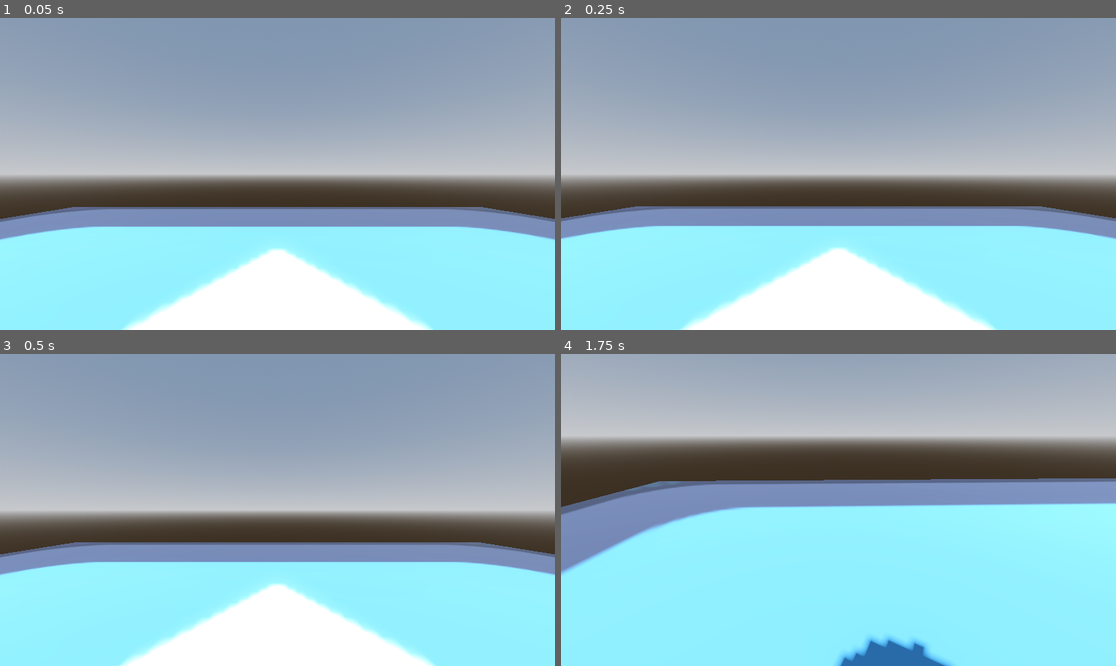
Above: before the commit, frames 1-4 (two rows, left to right).
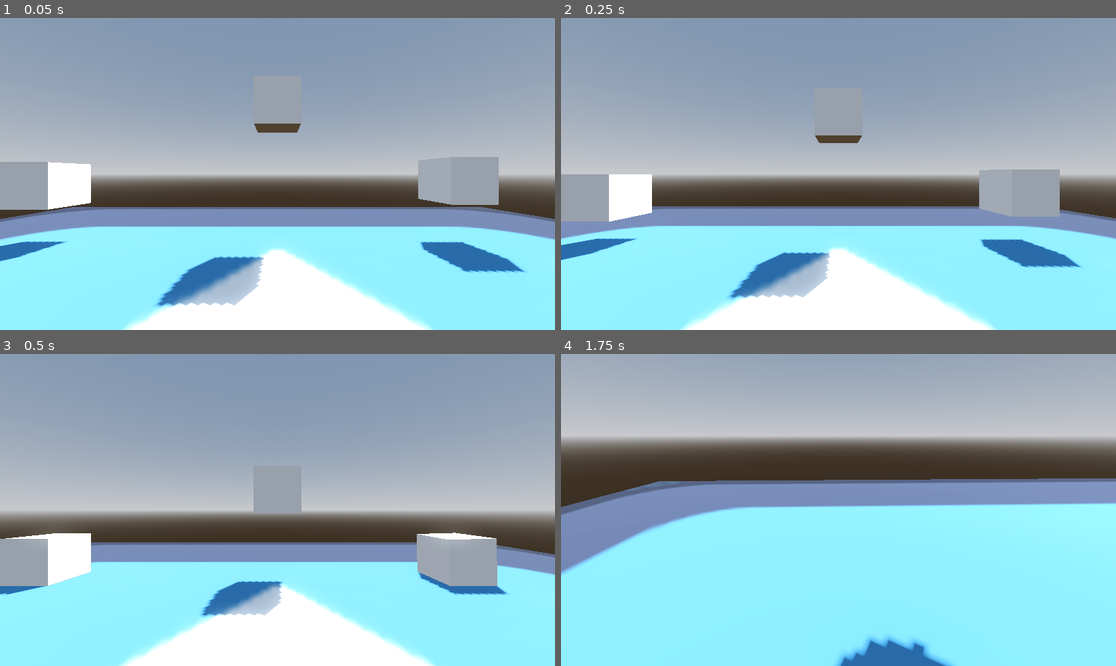
Above: after the commit, the same moments.

Repository: MattCharles/Dreams
Game: Godot game, scene res://Scenes/test.tscn
Two runs of this game, one before a commit and one after it. Both use one fixed random seed, a clock stepped at 60 frames per second and the inputs below. The engine's default icon, where the game draws it, is replaced by a stand-in: a white triangle on a blue panel in a dark square.
Inputs (mouse positions are in pixels of both pictures, inside the frame that each line leads up to):
- Up to frame 1 (0.05 s): no input
- Up to frame 2 (0.25 s): no input
- Up to frame 3 (0.5 s): no input
- Up to frame 4 (1.75 s): move the mouse to (960, 494) at 0.52 s; hold D (right) 0.53-1.28 s; tap Space (jump) at 0.6, 0.77, 1.07, 1.35, 1.52 s; click (960, 494) at 0.67 s; move the mouse to (810, 510) at 1.27 s; hold W (forward) from 1.28 s (still down); click (810, 510) at 1.42 s

The runs differ from the first frame. In frame 1, 8.2% of the frame differs, in the area x 0-95%, y 33-93%; in frame 2, 7.8%; in frame 3, 7.1%; in frame 4, nothing differs.

Commit message:
grab and throw things

Diff:
--- a/Scenes/test.tscn
+++ b/Scenes/test.tscn
@@ -31,6 +31,14 @@
 
 [sub_resource type="CapsuleMesh" id="CapsuleMesh_8u0hx"]
 material = SubResource("StandardMaterial3D_400fb")
+
+[sub_resource type="BoxShape3D" id="BoxShape3D_vkfeq"]
+
+[sub_resource type="StandardMaterial3D" id="StandardMaterial3D_o74l8"]
+
+[sub_resource type="BoxMesh" id="BoxMesh_34iys"]
+lightmap_size_hint = Vector2i(14, 21)
+material = SubResource("StandardMaterial3D_o74l8")
 
 [node name="Node3D" type="Node3D"]
 
@@ -65,3 +73,47 @@
 transform = Transform3D(1, 0, 0, 0, 1, 0, 0, 0, 1, 0, 1.63777, 0)
 
 [node name="Camera3D" type="Camera3D" parent="CharacterBody3D/Neck"]
+
+[node name="Interaction" type="RayCast3D" parent="CharacterBody3D/Neck/Camera3D"]
+target_position = Vector3(0, 0, -5)
+
+[node name="Hand" type="Marker3D" parent="CharacterBody3D/Neck/Camera3D"]
+transform = Transform3D(1, 0, 0, 0, 1, 0, 0, 0, 1, 0, 0, -4.10135)
+
+[node name="Generic6DOFJoint3D" type="Generic6DOFJoint3D" parent="CharacterBody3D/Neck/Camera3D"]
+node_a = NodePath("../StaticBody3D")
+linear_limit_x/enabled = false
+linear_limit_y/enabled = false
+linear_limit_z/enabled = false
+
+[node name="StaticBody3D" type="StaticBody3D" parent="CharacterBody3D/Neck/Camera3D"]
+
+[node name="box" type="RigidBody3D" parent="."]
+transform = Transform3D(1, 0, 0, 0, 1, 0, 0, 0, 1, -5.33305, 1.37935, -4.77459)
+
+[node name="CollisionShape3D" type="CollisionShape3D" parent="box"]
+shape = SubResource("BoxShape3D_vkfeq")
+
+[node name="MeshInstance3D2" type="MeshInstance3D" parent="box"]
+mesh = SubResource("BoxMesh_34iys")
+skeleton = NodePath("../..")
+
+[node name="box2" type="RigidBody3D" parent="."]
+transform = Transform3D(1, 0, 0, 0, 1, 0, 0, 0, 1, 0, 3.19378, -4.77459)
+
+[node name="CollisionShape3D" type="CollisionShape3D" parent="box2"]
+shape = SubResource("BoxShape3D_vkfeq")
+
+[node name="MeshInstance3D2" type="MeshInstance3D" parent="box2"]
+mesh = SubResource("BoxMesh_34iys")
+skeleton = NodePath("../..")
+
+[node name="box3" type="RigidBody3D" parent="."]
+transform = Transform3D(1, 0, 0, 0, 1, 0, 0, 0, 1, 4.15206, 1.48555, -4.77459)
+
+[node name="CollisionShape3D" type="CollisionShape3D" parent="box3"]
+shape = SubResource("BoxShape3D_vkfeq")
+
+[node name="MeshInstance3D2" type="MeshInstance3D" parent="box3"]
+mesh = SubResource("BoxMesh_34iys")
+skeleton = NodePath("../..")
--- a/Scripts/player.gd
+++ b/Scripts/player.gd
@@ -4,10 +4,25 @@
 const SPEED = 5.0
 const JUMP_VELOCITY = 4.5
 
+
+
 # Get the gravity from the project settings to be synced with RigidDynamicBody nodes.
 var gravity: float = ProjectSettings.get_setting("physics/3d/default_gravity")
 @onready var neck := $Neck
 @onready var camera := $Neck/Camera3D
+@onready var interaction = $Neck/Camera3D/Interaction
+@onready var hand = $Neck/Camera3D/Hand
+@onready var joint = $Neck/Camera3D/Generic6DOFJoint3D
+@onready var staticBody = $Neck/Camera3D/StaticBody3D
+
+
+
+var picked_object
+var pull_power = 7
+var rotation_power =0.05
+var jump_count = 0
+var lockedCam = false
+
 
 func _unhandled_input(event: InputEvent) -> void:
 	if event is InputEventMouseButton:
@@ -20,6 +35,17 @@
 			camera.rotate_x(-event.relative.y * 0.01)
 			camera.rotation.x = clamp(camera.rotation.x, deg_to_rad(-30), deg_to_rad(60))
 
+
+func pick_object():
+	var collider = interaction.get_collider()
+	if collider != null and collider is RigidBody3D:
+		picked_object = collider
+		joint.set_node_b(picked_object.get_path())
+
+
+func drop_object():
+	if picked_object != null:
+		picked_object = null
 
 func _physics_process(delta: float) -> void:
 	# Add the gravity.
@@ -41,4 +67,17 @@
 		velocity.x = move_toward(velocity.x, 0, SPEED)
 		velocity.z = move_toward(velocity.z, 0, SPEED)
 
+	if Input.is_mouse_button_pressed(MOUSE_BUTTON_LEFT):
+		if picked_object ==null:
+			pick_object()
+		elif picked_object != null:
+			drop_object()
+
+
+
+	if picked_object != null:
+		var a = picked_object.global_transform.origin
+		var b = hand.global_transform.origin
+		picked_object.set_linear_velocity((b-a)*pull_power)
+
 	move_and_slide()
Not shown: 1 places in Scenes/test.tscn that only renumber resources
